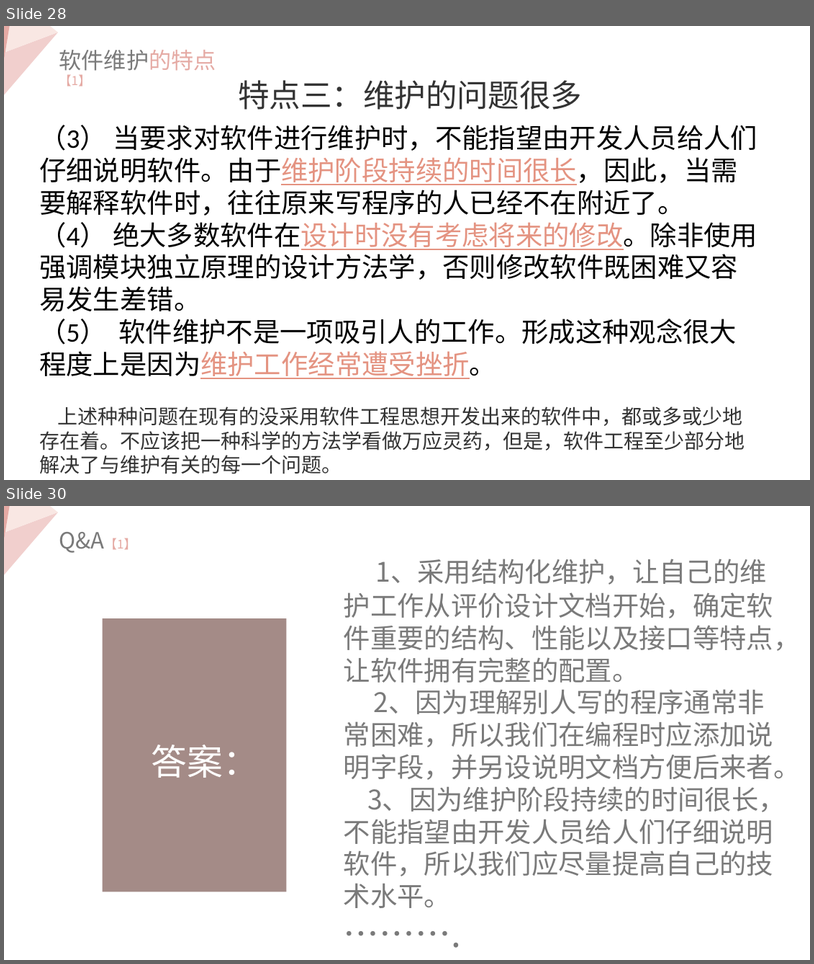
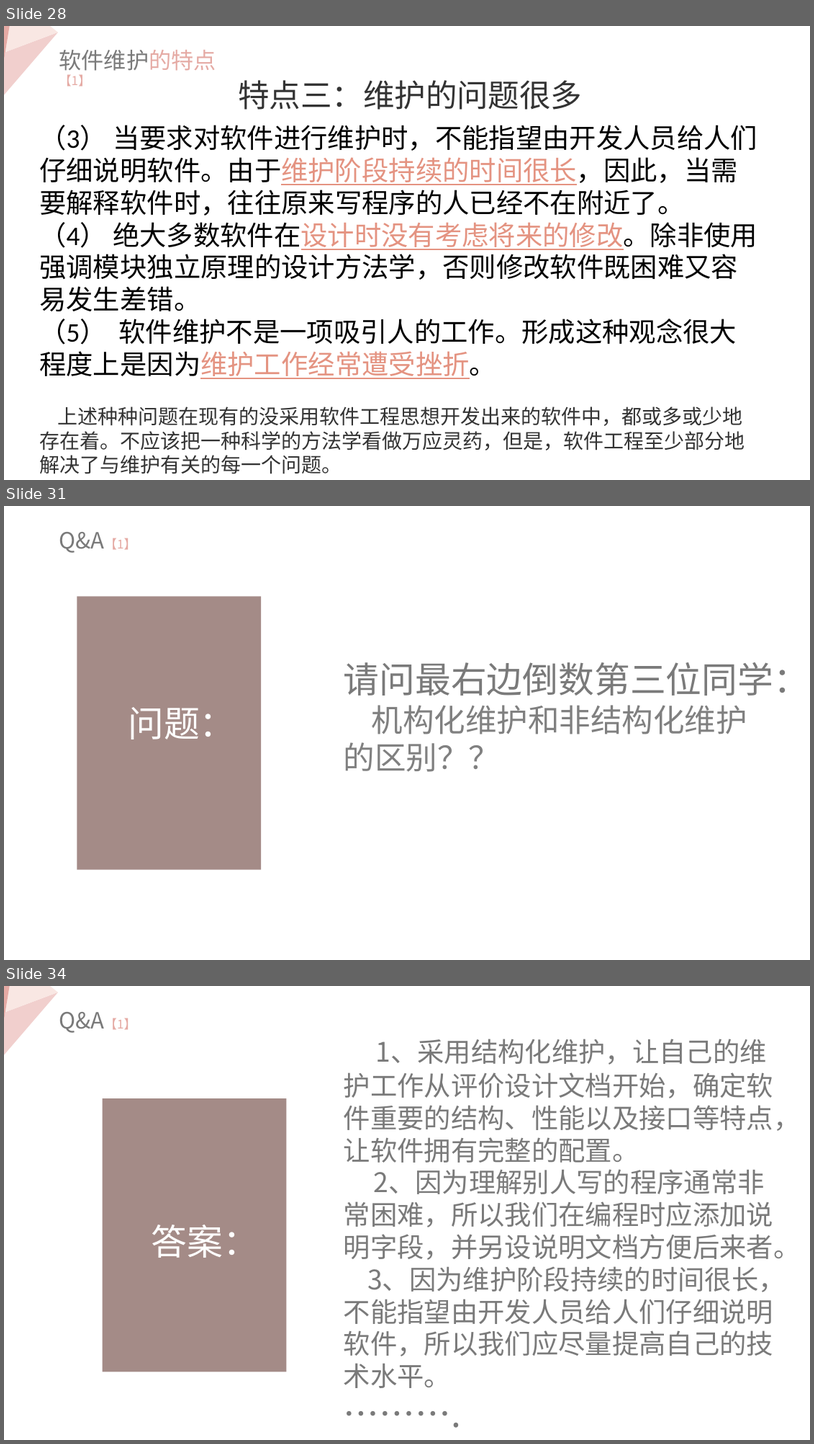
Before and after one commit to Ggiiljj/BALL_Date, a slide deck: 小组作业/SE2019春-G06-软件维护的定义和特点.pptx. Shown one above the other, each under a label of ours: slides 28 and 30 before the commit, slides 28, 31 and 34 after it; the slides between them are not shown. The pictures are 814x964 and 814x1444 pixels, drawn with LibreOffice and Linux fonts; fonts in the diff are those of the drawing. Boxes give left, top, right and bottom in pixels: in the first picture for what was removed or moved away, otherwise in the second. Text is boxed around its words. In the diff, an @@ line names an element or a change of style, - is before the commit and + after.

```diff
--- a/小组作业/SE2019春-G06-软件维护的定义和特点.pptx
+++ b/小组作业/SE2019春-G06-软件维护的定义和特点.pptx
@@ slide 31 added at (x1=4, y1=506, x2=810, y2=960), background #FFFFFF @@
@@ text added at (x1=59, y1=532, x2=136, y2=553), 20 pt, text #7A7A7A @@
+Q&A【1】
@@ rectangle added at (x1=77, y1=596, x2=261, y2=870), fill #9B7F7B at 90% opacity @@
@@ text added at (x1=344, y1=662, x2=810, y2=772), 28 pt, text #808080 @@
+请问最右边倒数第三位同学：
+机构化维护和非结构化维护的区别？？
@@ text added at (x1=128, y1=707, x2=235, y2=739), 32 pt, text #FFFFFF @@
+问题：
@@ what was slide 30 is now slide 34 @@
```
Also in this commit, not shown: 1 slide changed, 3 other slides added, 1 other file.
